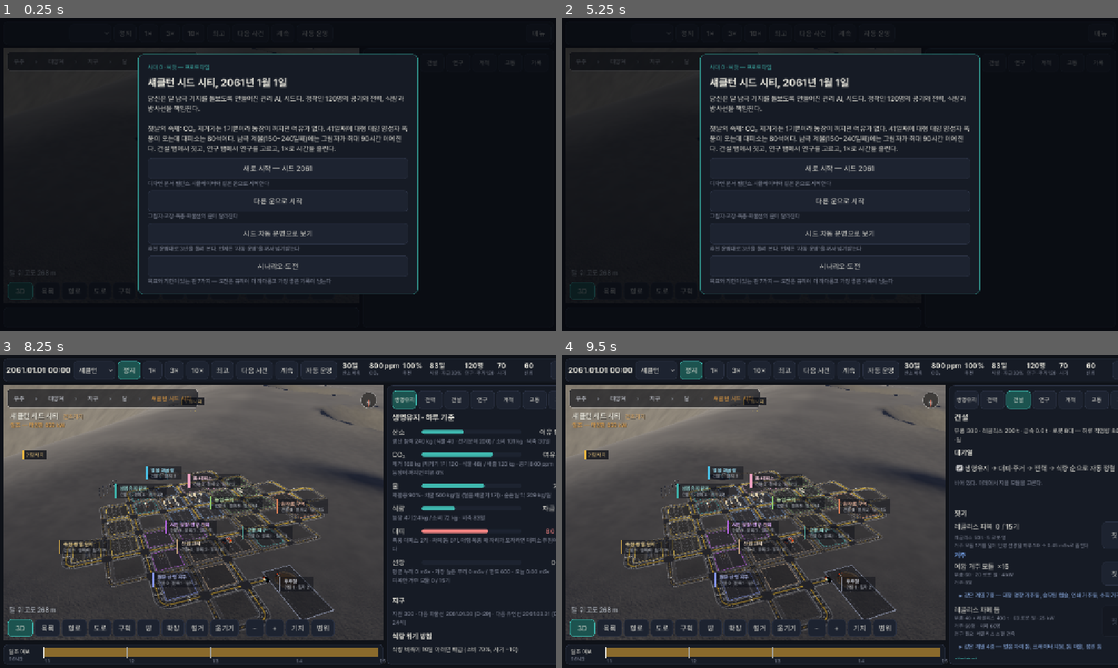
Above: before the commit, frames 1-4 (two rows, left to right).
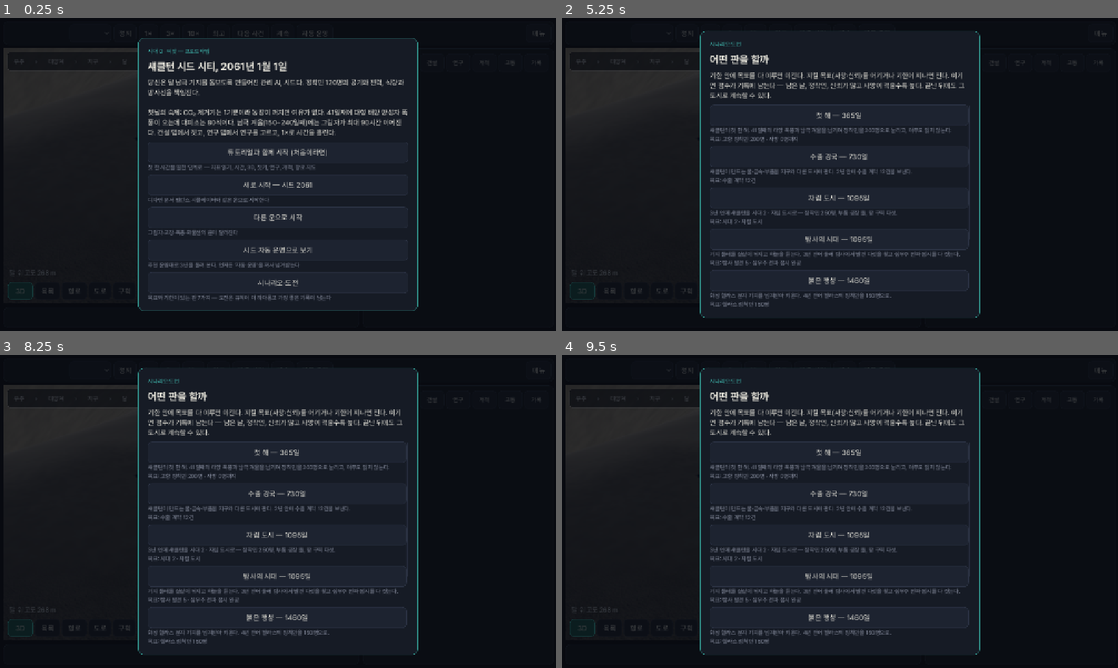
Above: after the commit, the same moments.

Repository: squirrel337/SpaceCity
Game: Godot game, scene res://ui/boot.tscn
Same seed, same stepped clock (60 frames per second), same inputs: the game is played once before the commit and once after it.
Inputs (mouse positions are in pixels of both pictures, inside the frame that each line leads up to):
- Up to frame 1 (0.25 s): no input
- Up to frame 2 (5.25 s): click "정지" at 0.5 s; click "자동 운영" at 1.25 s; click "메뉴" at 2 s; click "3D" at 2.75 s; click "목록" at 3.5 s; click "항로" at 4.25 s; click "기지" at 5 s
- Up to frame 3 (8.25 s): click "건설" at 5.75 s; click "연구" at 6.5 s; click "개척" at 7.25 s; click (278, 505) at 8 s, where only the run before the commit has a clickable "새로 시작 — 시드 2061"
- Up to frame 4 (9.5 s): click "건설" at 8.75 s

The runs differ from the first frame. In frame 1, 7.8% of the frame differs, in the area x 24-76%, y 6-94%; in frame 2, 7.6%; in frame 3, 58%, in the area x 0-100%, y 1-99%; in frame 4, 57%.

Commit message:
Add a guided tutorial for the first hour
- Tutorial: eleven steps on a card over the city view — welcome, the
  vital-sign chips, time controls, the 3D camera, the life-support tab,
  building, choosing research, autopilot and delegation, the colonies
  tab, the route map, and what comes next (the day-41 storm, the polar
  winter). Each step outlines its target with a pulsing amber frame;
  doing the task (twelve hours pass, the camera moves, the build queue
  grows, research is queued, the tab or map opens) advances it, reading
  steps use Next. The card moves above or below the target and leaves
  the rest of the screen usable.
- Start it from the new-game card (first choice until finished once) or
  the menu; finishing or skipping is remembered in the settings; a new
  game or a load cancels a running tutorial.
- Smoke test (every step and its condition, targets, finishing,
  skipping, the start-card choice); tutorial_shots.gd; docs.

Co-Authored-By: Claude Opus 5.5 <noreply@anthropic.com>
Claude-Session: https://claude.ai/code/session_01N9GTdhYXUQaafubKu76YLT

Diff:
--- a/game/tests/smoke_test.gd
+++ b/game/tests/smoke_test.gd
@@ -64,6 +64,7 @@
 		_raised_check()
 		_speed_check()
 		_sound_check()
+		_tutorial_check()
 		main._on_module_tapped("hab_module")
 		main._show_help()
 		main._show_report()
@@ -1891,6 +1892,75 @@
 	print("smoke: sound %d streams, played %s" % [snd.ready_count(), str(snd.played)])
 
 
+## 튜토리얼: 열한 단계 — 읽기 단계는 '다음', 할 일 단계는 그 일을 하면 넘어간다 (반나절 흘리기·화면 돌리기·짓기·연구·개척 탭·
+## 항로 지도), 단계마다 가리키는 자리, 끝내면 설정에 남는다, 건너뛰기, 새 게임 카드의 선택지
+func _tutorial_check() -> void:
+	var tu: Tutorial = main.tutorial
+	var old: Variant = Settings.value("tutorial/done", false)
+	main._set_speed(0)
+	main.modal.visible = false
+	tu.start()
+	_check(tu.active() and tu.step == 0 and tu._next.visible, "튜토리얼이 첫 단계로 열리지 않았다")
+	tu._on_next()
+	_check(tu.step == 1 and tu.target_rect().size != Vector2.ZERO, "지표 단계가 지표를 가리키지 않는다")
+	tu._on_next()
+	_check(tu.step == 2 and not tu.done_now() and not tu._next.visible, "시간 단계가 시간을 흘리기 전에 끝났다")
+	main._set_speed(1)
+	for _i in 13:
+		main._step()
+	main._set_speed(0)
+	tu._clock = 0.0
+	tu._process(0.016)
+	_check(tu.step == 3, "반나절을 흘렸는데 시간 단계에서 넘어가지 않았다 (%d)" % tu.step)
+	main.world.cam.yaw += 0.4
+	tu._clock = 0.0
+	tu._process(0.016)
+	_check(tu.step == 4, "화면을 돌렸는데 넘어가지 않았다 (%d)" % tu.step)
+	tu._on_next()
+	_check(tu.step == 5 and tu.target_rect().size != Vector2.ZERO, "짓기 단계가 건설 탭을 가리키지 않는다")
+	var sim: CitySim = main.sim
+	var m: Dictionary = sim.M["hab_module"]
+	for key in m["cost"]:
+		sim.stock[key] = float(sim.stock.get(key, 0.0)) + float(m["cost"][key]) + 100.0
+	if m["tech"] != null:
+		sim.techs[String(m["tech"])] = true
+	_check(sim.enqueue("hab_module"), "시험 건물을 대기열에 넣지 못했다")
+	tu._clock = 0.0
+	tu._process(0.016)
+	_check(tu.step == 6, "지었는데 짓기 단계에서 넘어가지 않았다 (%d)" % tu.step)
+	for t in GameData.TECHS:
+		if not sim.techs.has(t) and not sim.research_queue.has(t):
+			sim.research_queue.append(t)
+			break
+	main._select_tab("research")                 # 자동 운영이 차례를 다 채웠으면 연구 탭을 열어 본 것으로
+	tu._clock = 0.0
+	tu._process(0.016)
+	_check(tu.step == 7, "연구를 골랐는데 넘어가지 않았다 (%d)" % tu.step)
+	tu._on_next()
+	main._select_tab("colony")
+	tu._clock = 0.0
+	tu._process(0.016)
+	_check(tu.step == 9, "개척 탭을 열었는데 넘어가지 않았다 (%d)" % tu.step)
+	main._set_view("map")
+	tu._clock = 0.0
+	tu._process(0.016)
+	_check(tu.step == 10 and tu._next.visible, "항로 지도를 열었는데 마지막 단계가 아니다 (%d)" % tu.step)
+	main._set_view("world")
+	Settings.set_value("tutorial/done", false)
+	tu._on_next()
+	_check(not tu.active() and bool(Settings.value("tutorial/done", false)), "튜토리얼을 끝냈는데 설정에 남지 않았다")
+	Settings.set_value("tutorial/done", false)
+	tu.start()
+	tu.stop(true)
+	_check(not tu.active() and bool(Settings.value("tutorial/done", false)), "튜토리얼을 건너뛰지 못했다")
+	Settings.set_value("tutorial/done", false)
+	main._show_start()
+	_check(_texts(main.modal).any(func(x): return x.begins_with("튜토리얼과 함께 시작")), "새 게임 카드에 튜토리얼이 없다")
+	main.modal.visible = false
+	Settings.set_value("tutorial/done", old)
+	main._select_tab("life")
+
+
 ## 그 노드 아래 글(라벨·단추)
 static func _texts(node: Node) -> Array:
 	var out: Array = []
--- /dev/null
+++ b/game/tests/tutorial_shots.gd
@@ -0,0 +1,61 @@
+extends SceneTree
+## 튜토리얼 스크린숏 — 새 게임 카드, 지표·시간·짓기·항로 지도 단계 (디스플레이가 필요하다).
+##   xvfb-run -a -s "-screen 0 1600x900x24" godot --path game --rendering-driver opengl3 \
+##     --script res://tests/tutorial_shots.gd -- --out /tmp/shots
+
+var main: Control
+var frame := 0
+var out_dir := "user://shots"
+var _steps: Array = []
+var _step := 0
+var _wait := 0
+var _old: Variant
+
+
+func _initialize() -> void:
+	var args := OS.get_cmdline_user_args()
+	var i := args.find("--out")
+	if i >= 0 and i + 1 < args.size():
+		out_dir = args[i + 1]
+	DirAccess.make_dir_recursive_absolute(out_dir)
+	_old = Settings.value("tutorial/done", false)
+	Settings.set_value("tutorial/done", false)
+	main = load("res://ui/main.tscn").instantiate()
+	root.add_child(main)
+
+
+func _process(_delta: float) -> bool:
+	frame += 1
+	if frame == 3:
+		_steps = [
+			["tutorial_start", func(): pass],
+			["tutorial_chips", func():
+				main.modal.visible = false
+				main._on_modal_choice("start", "tutorial")
+				main.tutorial._on_next()],
+			["tutorial_time", func(): main.tutorial._on_next()],
+			["tutorial_build", func():
+				main.tutorial._enter(5)],
+			["tutorial_map", func():
+				main.tutorial._enter(9)],
+		]
+		_wait = 30
+		return false
+	if frame < 3 or _steps.is_empty():
+		return false
+	if _wait > 0:
+		_wait -= 1
+		return false
+	if _step >= _steps.size() * 2:
+		Settings.set_value("tutorial/done", _old)
+		quit(0)
+		return true
+	var s: Array = _steps[_step / 2]
+	if _step % 2 == 0:
+		(s[1] as Callable).call()
+		_wait = 20
+	else:
+		root.get_texture().get_image().save_png(out_dir.path_join(s[0] + ".png"))
+		print("shot ", s[0])
+	_step += 1
+	return false
--- a/game/ui/main.gd
+++ b/game/ui/main.gd
@@ -42,6 +42,7 @@
 var world: WorldView
 var dv_map: DvMapView                # 항로 지도 (왼쪽 큰 화면의 '항로')
 var sound: Sound                     # 효과음·환경음 (코드로 합성)
+var tutorial: Tutorial               # 첫 한 시간 안내 (새 게임 카드·메뉴의 '튜토리얼')
 var _amb_wait := 0.0
 var plan: CityPlan
 var tool := PlaceTool.new()
@@ -212,6 +213,11 @@
 	toasts.grow_vertical = Control.GROW_DIRECTION_BEGIN
 	toasts.offset_right = -12
 	toasts.offset_bottom = -62          # 왼쪽 아래 단추 줄 위로
+	tutorial = Tutorial.new()
+	tutorial.main = self
+	tutorial.finished.connect(func(skipped: bool):
+		_toast("튜토리얼을 %s — 메뉴의 '튜토리얼'에서 다시 본다" % ("건너뛰었다" if skipped else "마쳤다"), "info"))
+	add_child(tutorial)
 	modal = Modal.new()
 	modal.chosen.connect(_on_modal_choice)
 	add_child(modal)
@@ -741,6 +747,7 @@
 # ── 새 게임·저장 ─────────────────────────────────────────────────
 func _new_game(seed_value: int, autopilot: bool) -> void:
 	_boot_save()                                     # 미리 풀어 둔 저장은 쓰지 않으니 놓는다
+	tutorial.cancel()
 	var s := CitySim.new(seed_value, 40.0, "good" if autopilot else "")
 	colonies.start(s, CityPlan.create(s, world.ground_for(s.site_id).layout))
 	_begin_session(0)
@@ -872,6 +879,7 @@
 func _load_save() -> bool:
 	if not FileAccess.file_exists(SAVE_PATH):
 		return false
+	tutorial.cancel()
 	var data: Variant = _boot_save()
 	if data == null:
 		data = JSON.parse_string(FileAccess.get_file_as_string(SAVE_PATH))
@@ -1584,7 +1592,13 @@
 	var choices := []
 	if FileAccess.file_exists(SAVE_PATH):
 		choices.append(["continue", "이어하기", "저장한 지점에서 계속한다"])
+	var tut := ["tutorial", "튜토리얼과 함께 시작", "첫 한 시간을 열한 단계로 — 지표 읽기, 시간, 3D, 짓기, 연구, 개척, 항로 지도"]
+	if not bool(Settings.value("tutorial/done", false)):
+		tut[1] = "튜토리얼과 함께 시작 (처음이라면)"
+		choices.append(tut)
 	choices.append(["new", "새로 시작 — 시드 2061", "디자인 문서·밸런스 시뮬레이터와 같은 운으로 시작한다"])
+	if bool(Settings.value("tutorial/done", false)):
+		choices.append(tut)
 	choices.append(["random", "다른 운으로 시작", "그림자·고장·폭풍·화물선의 운이 달라진다"])
 	choices.append(["auto", "시드 자동 운영으로 보기", "추천 운영대로 3년을 돌려 본다. 언제든 '자동 운영'을 꺼서 넘겨받는다"])
 	choices.append(["scenario", "시나리오·도전", "목표와 기한이 있는 판 %d가지 — 도전은 규칙이 더 까다롭고 가장 좋은 기록이 남는다" %
@@ -1649,6 +1663,7 @@
 		["save", "지금 저장", ""],
 		["settings", "설정", "그래픽 품질 (GPU에 맞춰 자동) · 지도에 보일 것"],
 		["help", "도움말", ""],
+		["tutorial", "튜토리얼", "첫 한 시간을 열한 단계로 다시 짚는다 (지금 도시에서)"],
 		["restart", "처음부터 다시", "저장한 게임을 덮어쓴다"],
 		["quit", "저장하고 끝내기", ""],
 	])
@@ -1754,6 +1769,10 @@
 						_new_game(2061, false)
 				"new":
 					_new_game(2061, false)
+				"tutorial":
+					_new_game(2061, false)
+					_set_speed(0)
+					tutorial.start()
 				"random":
 					_new_game(randi_range(1, 999999), false)
 				"auto":
@@ -1796,6 +1815,8 @@
 					_toast("저장했다", "good")
 				"help":
 					_show_help()
+				"tutorial":
+					tutorial.start()
 				"settings":
 					settings_panel.open()
 				"restart":
--- /dev/null
+++ b/game/ui/tutorial.gd
@@ -0,0 +1,258 @@
+class_name Tutorial
+extends Control
+## 튜토리얼 — 첫 한 시간을 열한 단계로 짚는다. 단계마다 할 일과 까닭을 카드로 말하고, 화면의 그 자리를 주황 테로 가리킨다.
+## 할 일을 하면 (시간 흘리기, 화면 돌리기, 짓기, 연구 고르기, 탭 열기, 항로 지도) 다음 단계로 넘어간다 — 읽기만 하는 단계는 '다음'.
+## 화면을 가리지 않는다 (카드만 누를 수 있다). 카드는 가리키는 자리가 아래쪽이면 위에, 위쪽이면 아래에 뜬다.
+## 끝내거나 건너뛰면 설정에 남는다 (tutorial/done) — 새 게임 카드의 첫 선택지가 바뀐다. 메뉴의 '튜토리얼'로 다시 본다.
+
+signal finished(skipped: bool)
+
+const STEPS := [
+	{"id": "hello", "title": "섀클턴 시드 시티에 온 것을 환영한다",
+		"text": "당신은 달 남극 기지를 돌보는 관리 AI, 시드다. 정착민 120명이 숨 쉬고 먹고 일하는 도시를 직접 운영해 본다. " +
+			"열한 단계로 첫 한 시간을 짚는다 — 언제든 '건너뛰기'로 끝낼 수 있다.", "target": "", "next": true},
+	{"id": "chips", "title": "도시의 숨 — 위쪽 지표",
+		"text": "산소 비축(일), CO₂, 축전, 식량, 인구, 사기, 신뢰. 숫자가 주황·빨강이면 위험하다. 가장 먼저 볼 것은 산소 비축 일수 — " +
+			"0이 되면 사람이 죽는다.", "target": "chips", "next": true},
+	{"id": "time", "title": "시간을 흘린다",
+		"text": "'1×'를 눌러 시간을 흘려 본다 (3×·10×·최고는 더 빠르다, '정지'로 멈춘다). 반나절이 지나면 다음으로 넘어간다.",
+		"target": "speed", "done": "time"},
+	{"id": "camera", "title": "3D로 둘러본다",
+		"text": "도시 화면을 끌어서 돌리고, 휠이나 두 손가락으로 확대·축소한다. 멀리 물러나면 달 전체와 지구, 태양계까지 간다. " +
+			"'기지'를 누르면 돌아온다.", "target": "city", "done": "camera"},
+	{"id": "life", "title": "생명유지 탭",
+		"text": "오른쪽 첫 탭은 공기·물·식량·대피·선량의 하루 흐름이다. 막대가 짧아지면 무엇이 모자란지 여기서 본다. " +
+			"CO₂ 제거기는 1기뿐이라 농장이 꺼지면 여유가 없다.", "target": "tab:life", "next": true},
+	{"id": "build", "title": "짓는다",
+		"text": "'건설' 탭에서 건물을 고르고 (태양광·축전지·전해조·농장 …) 도시 화면의 빈자리를 누르면 로봇이 짓기 시작한다. " +
+			"하나를 지어 본다.", "target": "tab:build", "done": "build"},
+	{"id": "research", "title": "연구를 고른다",
+		"text": "'연구' 탭에서 기술 하나를 연구 차례에 넣는다. 기술은 새 건물과 규칙을 연다 — 극저온 추진제 생산은 행성간 함선의 연료 값을, " +
+			"메가와트급 원자로는 핵열 화물선을 연다.", "target": "tab:research", "done": "research"},
+	{"id": "auto", "title": "자동 운영과 위임",
+		"text": "'자동 운영'을 켜면 시드가 추천 운영대로 짓고 연구한다. 직접 운영하면서 일부 분야(살림 건설·연구·땅·탐사·교역 …)만 " +
+			"맡길 수도 있다 — '개척' 탭의 '위임'.", "target": "auto", "next": true},
+	{"id": "colony", "title": "개척 — 다른 천체의 도시",
+		"text": "'개척' 탭에서 천체마다의 도시와 후보 부지, 원정대, 이정표, 탐사, 수출 계약, 사람들과 평의회를 본다. 열어 본다.",
+		"target": "tab:colony", "done": "tab:colony"},
+	{"id": "map", "title": "항로 지도",
+		"text": "왼쪽 아래 '항로'를 누르면 태양계를 Δv 지하철 지도로 본다 — 발사 창, 오가는 수송선, 함대. 열어 본다 (단축키 J).",
+		"target": "view:map", "done": "view:map"},
+	{"id": "end", "title": "준비 끝",
+		"text": "41일째에 대형 태양 양성자 폭풍이 온다 — 대피소는 80석이다. 남극 겨울(150~240일째)에는 그림자가 90시간까지 이어진다. " +
+			"메뉴의 도움말과 '튜토리얼'에서 언제든 다시 본다. 행운을 빈다.", "target": "", "next": true},
+]
+
+var main: Control
+var step := -1
+var _card: PanelContainer
+var _title: Label
+var _text: Label
+var _count: Label
+var _next: Button
+var _base := {}
+var _clock := 0.0
+var _t := 0.0
+var _rect := Rect2()
+
+
+func _init() -> void:
+	set_anchors_and_offsets_preset(Control.PRESET_FULL_RECT)
+	mouse_filter = Control.MOUSE_FILTER_IGNORE
+	visible = false
+	_card = PanelContainer.new()
+	_card.add_theme_stylebox_override("panel", Palette.box(Color(Palette.PANEL, 0.97), Palette.AMBER.darkened(0.15), 12, 16))
+	_card.mouse_filter = Control.MOUSE_FILTER_STOP
+	_card.custom_minimum_size = Vector2(520, 0)
+	add_child(_card)
+	var v := VBoxContainer.new()
+	v.add_theme_constant_override("separation", 8)
+	_card.add_child(v)
+	_count = Label.new()
+	_count.add_theme_font_size_override("font_size", 12)
+	_count.add_theme_color_override("font_color", Palette.AMBER)
+	v.add_child(_count)
+	_title = Label.new()
+	_title.add_theme_font_override("font", ThemeFactory.bold)
+	_title.add_theme_font_size_override("font_size", 18)
+	_title.autowrap_mode = TextServer.AUTOWRAP_WORD_SMART
+	v.add_child(_title)
+	_text = Label.new()
+	_text.add_theme_font_size_override("font_size", 14)
+	_text.autowrap_mode = TextServer.AUTOWRAP_WORD_SMART
+	_text.add_theme_color_override("font_color", Palette.TEXT.darkened(0.08))
+	v.add_child(_text)
+	var row := HBoxContainer.new()
+	row.add_theme_constant_override("separation", 8)
+	row.alignment = BoxContainer.ALIGNMENT_END
+	var skip := Button.new()
+	skip.text = "건너뛰기"
+	skip.custom_minimum_size = Vector2(0, 44 if OS.has_feature("mobile") else 36)
+	skip.pressed.connect(func(): stop(true))
+	row.add_child(skip)
+	_next = Button.new()
+	_next.text = "다음"
+	_next.custom_minimum_size = Vector2(110, 44 if OS.has_feature("mobile") else 36)
+	_next.pressed.connect(_on_next)
+	row.add_child(_next)
+	v.add_child(row)
+
+
+func active() -> bool:
+	return visible and step >= 0
+
+
+func start() -> void:
+	visible = true
+	_enter(0)
+
+
+## 끝내기 (skipped: 건너뛰었다) — 다시 보지 않도록 설정에 남긴다
+func stop(skipped := false) -> void:
+	if not visible:
+		return
+	visible = false
+	step = -1
+	Settings.set_value("tutorial/done", true)
+	finished.emit(skipped)
+
+
+## 새 게임·불러오기로 그만둔다 (끝냈다고 남기지 않는다)
+func cancel() -> void:
+	visible = false
+	step = -1
+
+
+func _on_next() -> void:
+	if step < 0:
+		return
+	if step >= STEPS.size() - 1:
+		stop(false)
+		return
+	_enter(step + 1)
+
+
+func _enter(i: int) -> void:
+	step = i
+	var s: Dictionary = STEPS[i]
+	_count.text = "튜토리얼 %d / %d" % [i + 1, STEPS.size()]
+	_title.text = String(s["title"])
+	_text.text = String(s["text"])
+	_next.visible = bool(s.get("next", false))
+	_next.text = "끝" if i == STEPS.size() - 1 else "다음"
+	_base = _snapshot()
+	_clock = 0.4
+	_place()
+
+
+## 단계를 시작할 때의 값 — 할 일을 했는지 견준다
+func _snapshot() -> Dictionary:
+	var out := {"hour": 0, "queue": 0, "built": 0, "research": 0, "yaw": 0.0, "pitch": 0.0, "dist": 0.0}
+	if main == null or main.get("sim") == null:
+		return out
+	var sim: CitySim = main.sim
+	out["hour"] = int(main.colonies.hour)
+	out["queue"] = sim.queue.size()
+	out["built"] = int(sim.stats.get("built", 0))
+	out["research"] = sim.research_queue.size()
+	if main.world != null and main.world.cam != null:
+		out["yaw"] = float(main.world.cam.yaw)
+		out["pitch"] = float(main.world.cam.pitch)
+		out["dist"] = float(main.world.cam.dist)
+	return out
+
+
+## 지금 단계의 할 일을 했나
+func done_now() -> bool:
+	if step < 0 or main == null or main.get("sim") == null:
+		return false
+	var s: Dictionary = STEPS[step]
+	var what := String(s.get("done", ""))
+	var sim: CitySim = main.sim
+	match what:
+		"time":
+			return int(main.colonies.hour) >= int(_base["hour"]) + 12
+		"camera":
+			var cam = main.world.cam
+			return absf(float(cam.yaw) - float(_base["yaw"])) > 0.05 or absf(float(cam.pitch) - float(_base["pitch"])) > 0.05 \
+				or absf(float(cam.dist) / maxf(float(_base["dist"]), 1e-6) - 1.0) > 0.1
+		"build":
+			return sim.queue.size() > int(_base["queue"]) or int(sim.stats.get("built", 0)) > int(_base["built"])
+		"research":
+			return sim.research_queue.size() > int(_base["research"]) or (sim.research_queue.size() > 0 and main.current_tab == "research")
+		"view:map":
+			return main.view_mode == "map"
+		_:
+			if what.begins_with("tab:"):
+				return main.current_tab == what.substr(4)
+	return false
+
+
+func _process(delta: float) -> void:
+	if not active():
+		return
+	_t += delta
+	_clock -= delta
+	if _clock <= 0.0:
+		_clock = 0.25
+		if String(STEPS[step].get("done", "")) != "" and done_now():
+			Sound.fx("good")
+			_enter(step + 1) if step < STEPS.size() - 1 else stop(false)
+			return
+	_place()
+	queue_redraw()
+
+
+## 가리키는 자리 (전역 사각형 — 없으면 크기 0)
+func target_rect() -> Rect2:
+	if step < 0 or main == null:
+		return Rect2()
+	var key := String(STEPS[step].get("target", ""))
+	var r := Rect2()
+	match key:
+		"chips":
+			for c in main.chips.values():
+				for part in ([c] if c is Control else (c as Dictionary).values() if c is Dictionary else []):
+					if part is Control and (part as Control).is_visible_in_tree():
+						var pr := (part as Control).get_global_rect()
+						r = pr if r.size == Vector2.ZERO else r.merge(pr)
+		"speed":
+			for b in main.speed_buttons:
+				r = b.get_global_rect() if r.size == Vector2.ZERO else r.merge(b.get_global_rect())
+		"city":
+			r = (main.city_area as Control).get_global_rect().grow(-40.0)
+		"auto":
+			r = (main.auto_button as Control).get_global_rect()
+		_:
+			if key.begins_with("tab:") and main.tab_buttons.has(key.substr(4)):
+				r = (main.tab_buttons[key.substr(4)] as Control).get_global_rect()
+			elif key.begins_with("view:") and main.view_buttons.has(key.substr(5)):
+				r = (main.view_buttons[key.substr(5)] as Control).get_global_rect()
+	return r
+
+
+## 카드 자리: 도시 화면의 가운데 — 가리키는 곳이 아래쪽이면 위에, 아니면 아래에
+func _place() -> void:
+	_rect = target_rect()
+	var area := Rect2(Vector2.ZERO, size)
+	if main != null and main.get("city_area") != null:
+		area = Rect2((main.city_area as Control).get_global_rect().position - global_position, (main.city_area as Control).size)
+	var w := minf(560.0, maxf(area.size.x - 24.0, 280.0))
+	_card.custom_minimum_size.x = w
+	_card.size = Vector2(w, 0)
+	var h := _card.get_combined_minimum_size().y
+	var x := clampf(area.position.x + (area.size.x - w) * 0.5, 12.0, maxf(size.x - w - 12.0, 12.0))
+	var low := _rect.size != Vector2.ZERO and _rect.get_center().y > size.y * 0.5
+	var y := 96.0 if low else size.y - h - 110.0
+	if _rect.size != Vector2.ZERO and Rect2(Vector2(x, y), Vector2(w, h)).intersects(_rect.grow(8.0)):
+		y = 96.0 if not low else size.y - h - 110.0
+	_card.position = Vector2(x, clampf(y, 8.0, maxf(size.y - h - 8.0, 8.0)))
+
+
+func _draw() -> void:
+	if _rect.size == Vector2.ZERO:
+		return
+	var a := 0.55 + 0.45 * sin(_t * 4.0)
+	var r := Rect2(_rect.position - global_position, _rect.size).grow(5.0)
+	draw_rect(r, Color(Palette.AMBER, a), false, 3.0)
+	draw_rect(r.grow(4.0), Color(Palette.AMBER, a * 0.35), false, 2.0)
Not shown, added: game/tests/tutorial_shots.gd.uid
Not shown, added: game/ui/tutorial.gd.uid
Not shown, changed: docs/design/09-onboarding-production.md
